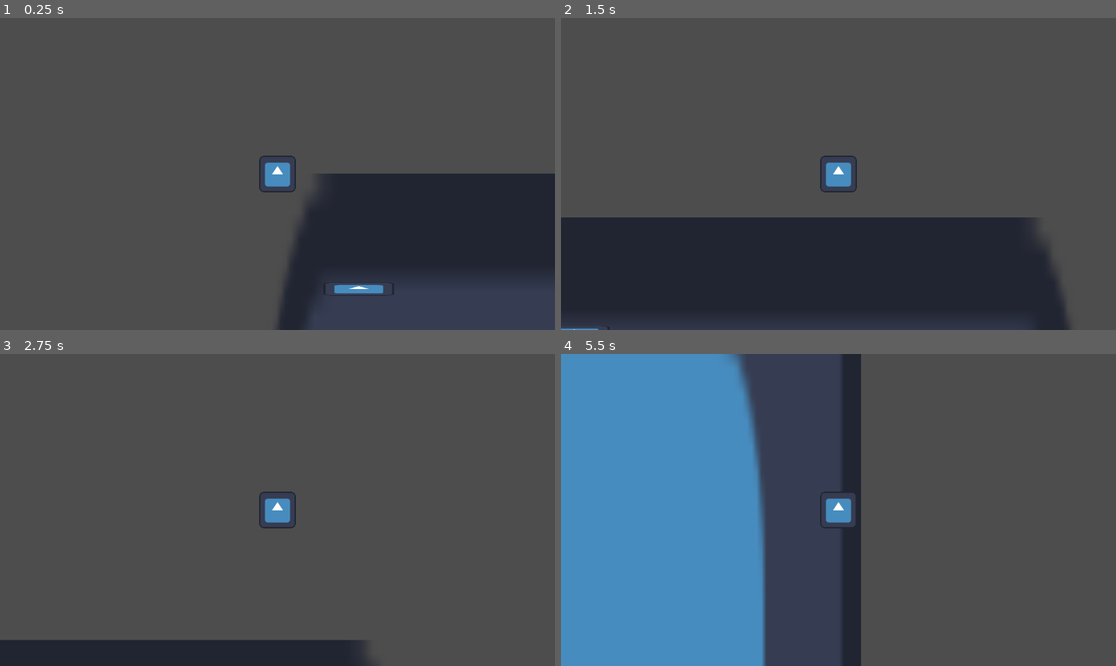
Above: before the commit, frames 1-4 (two rows, left to right).
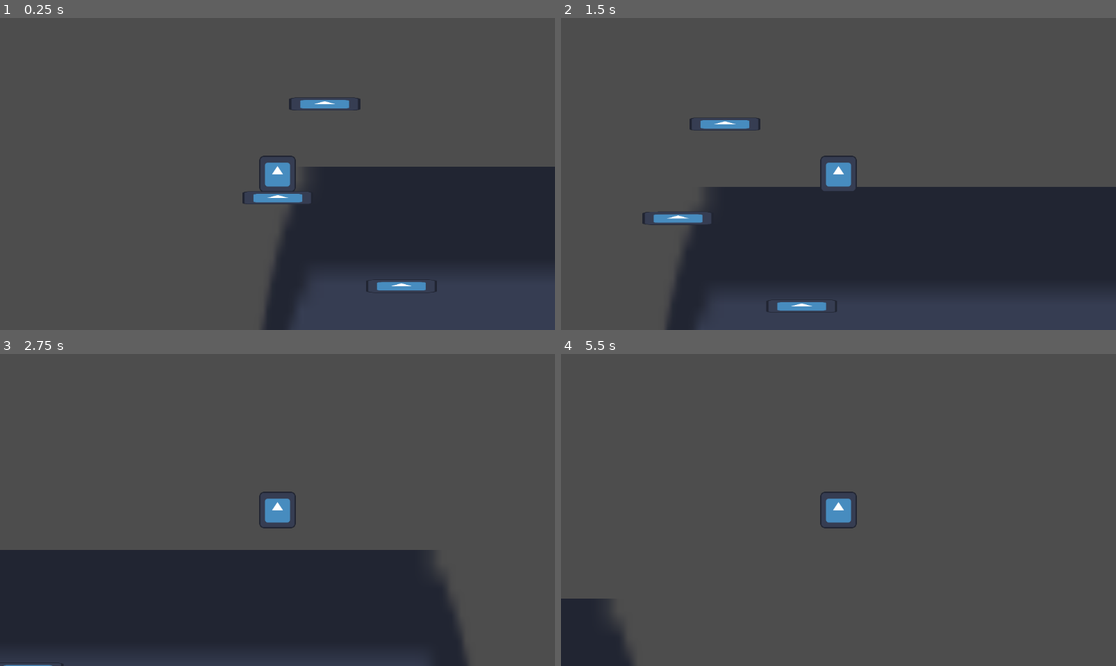
Above: after the commit, the same moments.

Repository: Eagleast/No_platform_the_game
Game: Godot game, scene res://Scenes/jumper_scene.tscn
Same seed, same stepped clock (60 frames per second), same inputs: the game is played once before the commit and once after it. The engine's default icon, where the game draws it, is replaced by a stand-in: a white triangle on a blue panel in a dark square.
Inputs (mouse positions are in pixels of both pictures, inside the frame that each line leads up to):
- Up to frame 1 (0.25 s): no input
- Up to frame 2 (1.5 s): tap Enter at 0.5 s; move the mouse to (960, 158) at 0.52 s; tap Space (jump) at 0.6, 0.77, 1.07, 1.35 s; move the mouse to (727, 189) at 1.27 s
- Up to frame 3 (2.75 s): tap Space (jump) at 1.52, 1.82, 2.1 s; move the mouse to (333, 441) at 2.02 s
- Up to frame 4 (5.5 s): move the mouse to (810, 572) at 2.77 s; tap Space (jump) at 2.85, 3.02, 3.32, 3.6, 3.77, 4.07, 4.35, 4.52, 4.82, 5.1 s; move the mouse to (1005, 556) at 3.52 s; move the mouse to (672, 463) at 4.27 s; move the mouse to (866, 510) at 5.02 s

The runs differ from the first frame. In frame 1, 3.4% of the frame differs, in the area x 43-100%, y 25-100%; in frame 2, 22%; in frame 3, 26%; in frame 4, 39%, in the area x 0-55%, y 0-100%.

Commit message:
new scene and jump condition
on ne peut que sauter si on est accroché a une platform. Il y aune nouvelle scene pour s'amuser malgres cette fonctionalité

Diff:
--- a/Scenes/jumper_scene.tscn
+++ b/Scenes/jumper_scene.tscn
@@ -7,11 +7,17 @@
 [node name="jumper_scene" type="Node2D"]
 
 [node name="Sprite2D2" type="Sprite2D" parent="."]
-position = Vector2(1027, 5831.5)
+position = Vector2(980, 5806)
 scale = Vector2(17.0469, 92.1172)
 texture = ExtResource("1_jxg68")
 
 [node name="sol" parent="." instance=ExtResource("3_nln7u")]
-position = Vector2(286, 342)
+position = Vector2(436, 330)
 
 [node name="Jumper" parent="." instance=ExtResource("1_csb1s")]
+
+[node name="sol2" parent="." instance=ExtResource("3_nln7u")]
+position = Vector2(1, 18)
+
+[node name="sol3" parent="." instance=ExtResource("3_nln7u")]
+position = Vector2(166, -311)
--- a/Scripts/jumper.gd
+++ b/Scripts/jumper.gd
@@ -22,7 +22,7 @@
 
 func _process(delta):
 
-	if Input.is_action_just_pressed("jump"):
+	if Input.is_action_just_pressed("jump") and is_sticking:
 		print("jump")
 
 		is_sticking = false
@@ -49,6 +49,7 @@
 	if is_sticking :
 		# We take the last transform of the moving collider, and we keep the same relative position of the ball to the collider it had at the collision instant.
 		# In other words: "world->collider (at latest news), and then, collider->ball (like at the collision instant)".
+
 		global_transform = body_on_which_sticked.get_global_transform() * tr_ci_collider_to_ball
 
 func jump():
